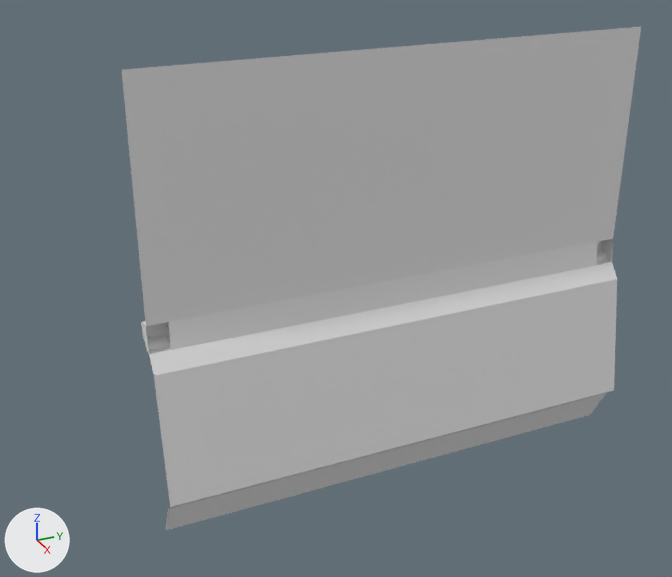
A saved change to the FBX model Assets/Assets/ExecWall.fbx.
Both versions are drawn from a 50 mm camera at (4.33, -0.41, 3.54) aimed at (-0.09, 1.58, 1.32). Lighting does not change. The marker at lower left points along +X, +Y and +Z. The first picture is the older version.

The first picture shows 'ExecWall', 'ExecWallRail'.
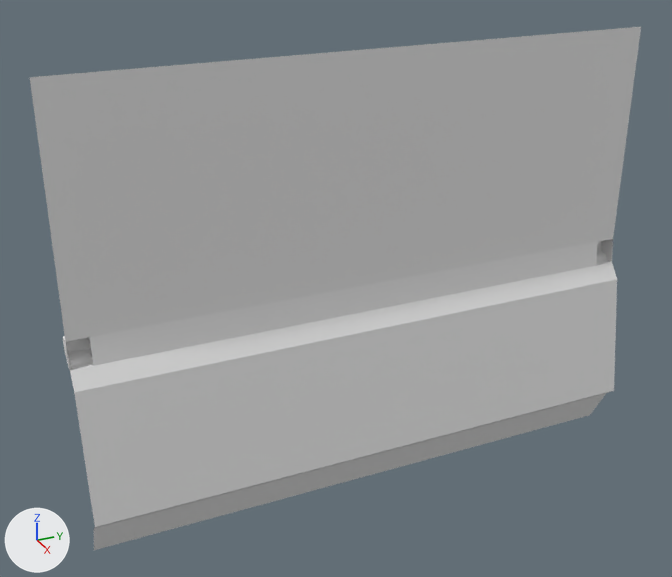
The newer file is also turned or shifted as a whole; pictures and numbers use the older file's frame.

What changed in the scene script:
```text
Change me_cube_007:
    used by ob_execwallrail; location = (0.0, 0.0, 0.0)
    remove me_cube_007.from_pydata(...)  # 131 vertices, 68 faces; spans x -0.16..-0.03, y 0.47..3.52, z 1.17..1.33
    add me_cube_007.from_pydata(...)  # 130 vertices, 68 faces; spans x -0.16..-0.03, y 0.06..3.52, z 1.17..1.33
    me_cube_007 part 5
    1 vertex is removed from x -0.13, y 0.59, z 1.22
    3 faces are deleted
    63 vertices in x -0.16..-0.03, y 0.47..0.59, z 1.17..1.33 move by (0.0, -0.41, 0.0)
    2 vertices move from x -0.12, y 0.59, z 1.22 to x -0.12, y 0.18..0.4, z 1.21..1.22
    3 new faces join them
Change me_cube_001:
    used by ob_execwall; location = (0.0, 0.0, 0.0)
    remove me_cube_001.from_pydata(...)  # 20 vertices, 6 faces; spans x -0.05..0.16, y 0.47..3.52, z 0.0..2.67
    add me_cube_001.from_pydata(...)  # 20 vertices, 6 faces; spans x -0.05..0.16, y 0.06..3.52, z 0.0..2.67
    me_cube_001 part 1: all 5 vertices in x -0.05..0.04, y 0.47..0.59, z 1.08..1.33 are moved by (0.0, -0.41, 0.0)
    me_cube_001 part 2: all 3 vertices in x -0.05..0.16, y 0.47, z 0.0..0.31 are moved by (0.0, -0.41, 0.0)
    me_cube_001 part 3: the 1 vertex in x -0.05, y 0.47, z 2.67 is moved by (0.0, -0.41, 0.0)
    me_cube_001 part 4: the 1 vertex in x 0.09, y 3.4, z 0.25 is moved by (0.0, -0.2, 0.0)
    other edits to the shape of me_cube_001 do not show in these pictures
```

Location of each change, (x1, y1, x2, y2) in pixels of the pictures (672 x 577 px; the box of a moved part takes in the faces that stretch with it):
'ExecWall', reshaped (18% wider)
    before: (122, 27, 641, 531)
    after: (30, 27, 641, 550)
'ExecWallRail', reshaped (16% wider, 14% taller)
    before: (141, 239, 613, 354)
    after: (63, 239, 613, 370)
part 1 of me_cube_001, moved or reshaped
    before: (149, 242, 617, 375)
    after: (70, 242, 617, 392)
part 2 of me_cube_001, moved or reshaped
    before: (154, 279, 617, 507)
    after: (74, 279, 617, 527)
part 3 of me_cube_001, moved or reshaped
    before: (122, 27, 641, 326)
    after: (30, 27, 641, 342)
part 4 of me_cube_001, moved or reshaped
    before: (165, 391, 611, 531)
    after: (94, 390, 614, 550)
part 5 of me_cube_007, moved or reshaped
    before: (141, 321, 172, 354)
    after: (63, 336, 94, 370)
